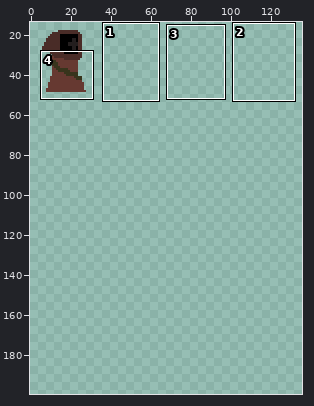
Two states of a sprite sheet, Assets/Sprites/playerbrown.png. Above, an overview of the earlier version with the close-up marked.
Close-up. Earlier state:
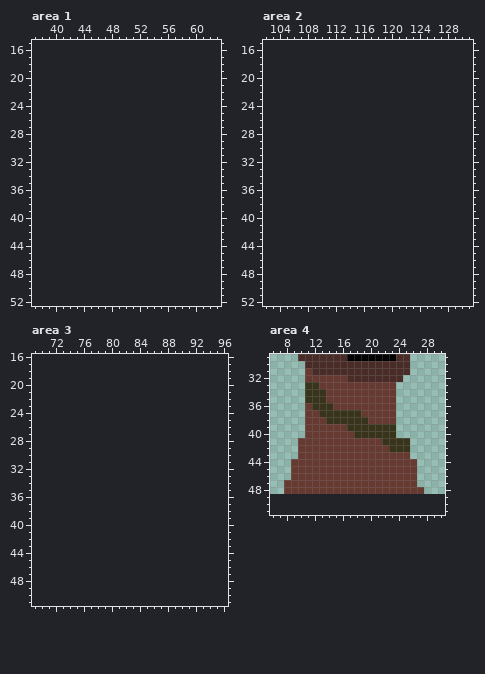
The file is 32x32 pixels. Shown: area 1: x 37..63, y 15..52; area 2: x 102..131, y 15..52; area 3: x 69..96, y 16..51; area 4: x 6..30, y 29..51. The old version is drawn lined up with the new one, on the new canvas. The wide view leaves out empty margins. The commit also changed other parts of the picture, which this record leaves out.
And afterwards:
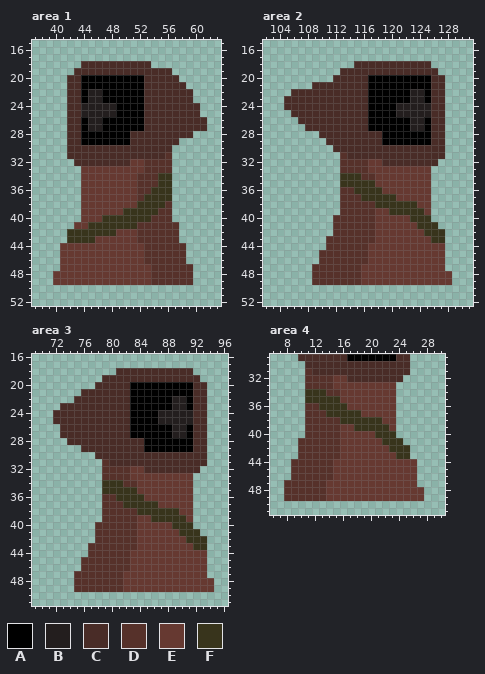
Palette (. is transparent): A #000000  B #231e1e  C #492c27  D #56312a  E #663931  F #38341c
From old to new:
canvas 32x32 -> 136x200, the old top-left corner now at 0,17
Changed rows in their new state; - is an unchanged pixel.
Area 1:
first column x 40:
18 ----CCCCCCCCCC--------
19 ---CCCCCCCCCCCCCC-----
20 --CCAAAAAAAAACCCCC----
21 --CCAAAAAAAAACCCCCC---
22 --CCABBAAAAAACCCCCCC--
23 --CCABBAAAAAACCCCCCC--
24 --CCBBBBBAAAACCCCCCCC-
25 --CCBBBBBAAAACCCCCCCC-
26 --CCABBAAAAAACCCCCCCCC
27 --CCABBAAAAAACCCCCCCCC
28 --CCAAAAAAACCCCCCCCC--
29 --CCAAAAAAACCCCCCC----
30 --CCCCCCCCCCCCCCC-----
31 --CCCCCCCCCCCCCCD-----
32 ---CCCCCCCCEEDDDD-----
33 ----EEEEEEEEEDDDD-----
34 ----EEEEEEEEDDDFF-----
35 ----EEEEEEEEDDDFF-----
36 ----EEEEEEEEDDFFF-----
37 ----EEEEEEEEDFFFF-----
38 ----EEEEEEEEFFFFD-----
39 ----EEEEEEFFFFFDD-----
40 ----EEEFFFFFFFDDD-----
41 ---EEFFFFFFFDDDDDD----
42 --FFFFFFFEEEDDDDDD----
43 --FFFFEEEEEEDDDDDD----
44 -EEEEEEEEEEEEDDDDDD---
45 -EEEEEEEEEEEEDDDDDD---
46 -EEEEEEEEEEEEDDDDDD---
47 -EEEEEEEEEEEEEDDDDDD--
48 EEEEEEEEEEEEEEDDDDDD--
49 EEEEEEEEEEEEEEDDDDDD--
Area 2:
first column x 105:
18 ----------CCCCCCCCCCC---
19 --------CCCCCCCCCCCCCC--
20 -------CCCCCAAAAAAAAACC-
21 ----CCCCCCCCAAAAAAAAACC-
22 -CCCCCCCCCCCAAAAAABBACC-
23 CCCCCCCCCCCCAAAAAABBACC-
24 CCCCCCCCCCCCAAAABBBBBCC-
25 -CCCCCCCCCCCAAAABBBBBCC-
26 --CCCCCCCCCCAAAAAABBACC-
27 ---CCCCCCCCCAAAAAABBACC-
28 -----CCCCCCCCCAAAAAAACC-
29 ------CCCCCCCCAAAAAAACC-
30 -------CCCCCCCCCCCCCCCC-
31 --------DCCCCCCCCCCCCCC-
32 --------DDDDEECCCCCCCC--
33 --------DDDDEEEEEEEEE---
34 --------FFFDDEEEEEEEE---
35 --------FFFFFEEEEEEEE---
36 --------DDFFFFEEEEEEE---
37 --------DDDFFFFFEEEEE---
38 --------DDDDDFFFFFFEE---
39 --------DDDDDEEFFFFFE---
40 -------DDDDDDEEEEEFFF---
41 -------DDDDDDEEEEEEFFF--
42 -------DDDDDDEEEEEEEFFF-
43 ------DDDDDDDEEEEEEEEFF-
44 ------DDDDDDEEEEEEEEEEE-
45 -----DDDDDDDEEEEEEEEEEE-
46 -----DDDDDDDEEEEEEEEEEE-
47 ----DDDDDDDEEEEEEEEEEEE-
48 ----DDDDDDDEEEEEEEEEEEEE
49 ----DDDDDDDEEEEEEEEEEEEE
Area 3:
first column x 72:
18 ---------CCCCCCCCCCC---
19 -------CCCCCCCCCCCCCC--
20 ------CCCCCAAAAAAAAACC-
21 ----CCCCCCCAAAAAAAAACC-
22 ---CCCCCCCCAAAAAABBACC-
23 -CCCCCCCCCCAAAAAABBACC-
24 CCCCCCCCCCCAAAABBBBBCC-
25 CCCCCCCCCCCAAAABBBBBCC-
26 -CCCCCCCCCCAAAAAABBACC-
27 -CCCCCCCCCCAAAAAABBACC-
28 --CCCCCCCCCCCAAAAAAACC-
29 ----CCCCCCCCCAAAAAAACC-
30 ------CCCCCCCCCCCCCCCC-
31 -------DCCCCCCCCCCCCCC-
32 -------DDDDEECCCCCCCC--
33 -------DDDDEEEEEEEEE---
34 -------FFFDDEEEEEEEE---
35 -------FFFFFEEEEEEEE---
36 -------DDFFFFEEEEEEE---
37 -------DDDFFFFFEEEEE---
38 -------DDDDDFFFFFFEE---
39 -------DDDDDEEFFFFFE---
40 ------DDDDDDEEEEEFFF---
41 ------DDDDDDEEEEEEFFF--
42 ------DDDDDDEEEEEEEFFF-
43 -----DDDDDDDEEEEEEEEFF-
44 -----DDDDDDEEEEEEEEEEE-
45 ----DDDDDDDEEEEEEEEEEE-
46 ----DDDDDDDEEEEEEEEEEE-
47 ---DDDDDDDEEEEEEEEEEEE-
48 ---DDDDDDDEEEEEEEEEEEEE
49 ---DDDDDDDEEEEEEEEEEEEE
Area 4:
first column x 8:
31 ---D----------------
32 ---DDDD-------------
33 ---DDDD-------------
34 ------DD------------
35 ------FF------------
36 ---DD--FF-----------
37 ---DDD--------------
38 ---DDDDD----FF------
39 ---DDDDD-E-----E----
40 ---DDDDD--EEE-------
41 --DDDDDD---------.--
42 --DDDDDD------------
43 --DDDDDD--------FF--
44 -DDDDDD-------------
45 -DDDDDD-------------
46 -DDDDDD-------------
47 DDDDDD--------------
48 DDDDDD--------------
49 DDDDDDEEEEEEEEEEEEEE
Where, in picture pixels (left, top, right, bottom), the same in both close-ups:
added: (53, 61, 207, 285)
added: (284, 61, 452, 285)
added: (53, 368, 214, 592)
changed: (284, 368, 424, 501)
